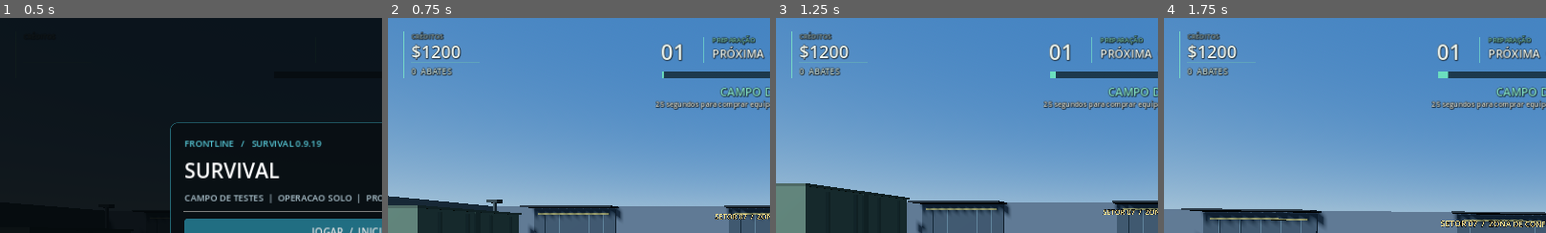
Above: before the commit, frames 1-4 (left to right).
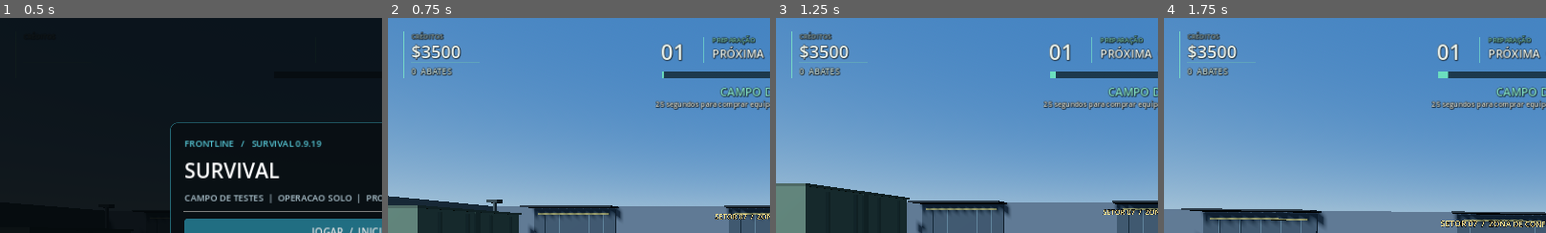
Above: after the commit, the same moments.

Repository: TPollTech/Frontline-Survival
Game: Godot game, scene res://scenes/main.tscn
The game is run twice, just before and just after one commit, with the same random seed, the same clock (stepped at 60 frames per second) and the same inputs.
Inputs (mouse positions are % of the whole screen's width and height, from its top left):
- Up to frame 1 (0.5 s): no input
- Up to frame 2 (0.75 s): click "JOGAR / INICIAR OPERACAO" at 0.5 s
- Up to frame 3 (1.25 s): no input
- Up to frame 4 (1.75 s): tap Enter at 1.25, 1.35 s; move the mouse to (55, 50) at 1.27 s; hold W from 1.28 s (still down); click (55, 50) at 1.42 s; tap Space at 1.52 s
The pictures show only the part of the screen within x 0-50%, y 0-50%; the shares and areas given below are measured in that part.

Frame 1 is identical in both runs. In frame 2, 0.2% of the frame differs, in the area x 8-14%, y 12-20%; in frame 3, 0.2%; in frame 4, 0.2%.

Commit message:
feat(sniper): integrate MRS-7 shop, scoped upgrades and weapon HUD [skip ci]
Keep all preexisting arsenal pages/indices, sell sniper with iron sight then a 2x and 4x in strict order. Block purchases with incompatible optics, duplicate scopes, inadequate ownership or funds before debit. Expose quickscope HUD and training-map buyout budget. Runtime QA follows.

Diff:
--- a/scripts/main.gd
+++ b/scripts/main.gd
@@ -15,7 +15,7 @@
 const MAX_LOOT := 18
 const MAX_BLOOD_EFFECTS := 14
 const INITIAL_PREPARATION_SECONDS := 25.0
-const TEST_STARTING_CREDITS := 1200
+const TEST_STARTING_CREDITS := 3500 # Training-map budget: sniper + 2x + 4x available from start.
 const MAP_ID := "campo_de_testes"
 const SHOP_OPTIONS := {
     "weapons": [
@@ -26,7 +26,10 @@
         ["Mira Red Dot (arma atual)", 190, "red_dot"],
         ["Mira Holografica (arma atual)", 240, "holo"],
         ["Silenciador (arma atual)", 270, "suppressor"],
-        ["Compensador (arma atual)", 180, "compensator"]
+        ["Compensador (arma atual)", 180, "compensator"],
+        ["MRS-7 Sniper (iron sight)", 1600, "sniper"],
+        ["Luneta 2x da sniper", 650, "scope_2x"],
+        ["Luneta 4x da sniper (exige 2x)", 1000, "scope_4x"]
     ],
     "gear": [
         ["Repor municao", 80, "ammo"],
@@ -682,22 +685,25 @@
             var entry: Array = options[real_index]
             var item_id: String = str(entry[2])
             var already_owned := (
-                item_id in ["smg", "rifle", "shotgun", "lmg"] and player.owned_weapons.has(item_id)
+                item_id in ["smg", "rifle", "shotgun", "lmg", "sniper"] and player.owned_weapons.has(item_id)
             )
             var already_equipped := (
-                item_id in ["red_dot", "holo", "suppressor", "compensator"]
-                and player.has_attachment("optic" if item_id in ["red_dot", "holo"] else "muzzle", item_id)
+                item_id in ["red_dot", "holo", "scope_2x", "scope_4x", "suppressor", "compensator"]
+                and player.has_attachment("optic" if item_id in ["red_dot", "holo", "scope_2x", "scope_4x"] else "muzzle", item_id)
             ) or (item_id.begins_with("perk_") and player.active_perk == item_id.substr(5))
             var resource_full_reason: String = _shop_resource_full_reason(item_id)
+            var optic_block_reason: String = _shop_optic_block_reason(item_id)
             if already_owned:
                 button.text = "%d   %s       EQUIPAR" % [i + 1, entry[0]]
             elif already_equipped:
                 button.text = "%d   %s       EQUIPADO" % [i + 1, entry[0]]
             elif resource_full_reason != "":
                 button.text = "%d   %s       CHEIO" % [i + 1, entry[0]]
+            elif optic_block_reason != "":
+                button.text = "%d   %s       %s" % [i + 1, entry[0], optic_block_reason]
             else:
                 button.text = "%d   %s       $%d" % [i + 1, entry[0], entry[1]]
-            button.disabled = already_equipped or resource_full_reason != "" or (not already_owned and wallet < int(entry[1]))
+            button.disabled = already_equipped or resource_full_reason != "" or optic_block_reason != "" or (not already_owned and wallet < int(entry[1]))
     shop_prev_button.disabled = shop_page <= 0
     shop_next_button.disabled = (shop_page + 1) * 5 >= options.size()
     for id in shop_tab_buttons:
@@ -737,6 +743,20 @@
                 return "VIDA JA ESTA COMPLETA"
     return ""
 
+func _shop_optic_block_reason(id: String) -> String:
+    if id in ["red_dot", "holo"] and player.weapon_id == "sniper":
+        return "INCOMPATIVEL"
+    if id not in ["scope_2x", "scope_4x"]:
+        return ""
+    if player.weapon_id != "sniper" or not player.owned_weapons.has("sniper"):
+        return "EQUIPE SNIPER"
+    var current: String = player._sniper_scope()
+    if current == "scope_4x" or (id == "scope_2x" and current != ""):
+        return "JA ADQUIRIDA"
+    if id == "scope_4x" and current != "scope_2x":
+        return "EXIGE LUNETA 2X"
+    return ""
+
 func _buy(index: int) -> void:
     if not shop_open or not SHOP_OPTIONS.has(shop_id):
         return
@@ -747,7 +767,7 @@
     var item: Array = options[real_index]
     var price: int = item[1]
     var id: String = item[2]
-    if id in ["smg", "rifle", "shotgun", "lmg"] and player.owned_weapons.has(id):
+    if id in ["smg", "rifle", "shotgun", "lmg", "sniper"] and player.owned_weapons.has(id):
         player.equip(id)
         _notify("EQUIPADA: " + str(item[0]), 2.0)
         _render_shop()
@@ -757,11 +777,16 @@
         _notify(full_reason, 1.6)
         _render_shop()
         return
+    var optic_block_reason: String = _shop_optic_block_reason(id)
+    if optic_block_reason != "":
+        _notify(optic_block_reason, 1.9)
+        _render_shop()
+        return
     if wallet < price:
         _notify("Dinheiro insuficiente!", 2.0)
         return
-    if id in ["red_dot", "holo", "suppressor", "compensator"]:
-        var slot := "optic" if id in ["red_dot", "holo"] else "muzzle"
+    if id in ["red_dot", "holo", "scope_2x", "scope_4x", "suppressor", "compensator"]:
+        var slot := "optic" if id in ["red_dot", "holo", "scope_2x", "scope_4x"] else "muzzle"
         if player.has_attachment(slot, id):
             _notify("ACESSORIO JA INSTALADO", 1.5)
             return
@@ -781,11 +806,11 @@
     if phase == "wave":
         round_stats.spent(price)
     match id:
-        "smg", "rifle", "shotgun", "lmg":
+        "smg", "rifle", "shotgun", "lmg", "sniper":
             player.equip(id)
         "ammo":
             player.refill_ammo()
-        "red_dot", "holo":
+        "red_dot", "holo", "scope_2x", "scope_4x":
             player.install_attachment("optic", id)
         "suppressor", "compensator":
             player.install_attachment("muzzle", id)
@@ -1377,10 +1402,16 @@
         waves_hud.text = "REANIME  %02ds" % ceili(player.downed_seconds)
 
     var gun_name: String = SurvivalPlayer.WEAPONS[player.weapon_id]["name"]
+    if player.weapon_id == "sniper":
+        var equipped_scope: String = player._sniper_scope()
+        gun_name += "  |  " + ("MIRA 4X" if equipped_scope == "scope_4x" else ("MIRA 2X" if equipped_scope == "scope_2x" else "IRON SIGHT"))
     weapon_name_hud.text = gun_name.to_upper()
     ammo_hud.text = str(player.magazines[player.weapon_id])
     ammo_reserve_hud.text = "/ %d" % int(player.reserves[player.weapon_id])
-    ammo_reload_hud.text = "RECARREGANDO" if player.reloading else ""
+    ammo_reload_hud.text = "RECARREGANDO" if player.reloading else (
+        "QUICK SCOPE" if player.weapon_id == "sniper" and player.aim
+        and player.sniper_ads_seconds >= 0.11 and player.sniper_ads_seconds <= 0.36 else ""
+    )
     support_hud.text = "G FRAG %d    3 REF %d    4 AÉREO %d\nKIT %d     PERK %s" % [
         grenades, ally_tokens, airstrike_tokens, player.self_revive_kits,
         player.active_perk.to_upper() if player.active_perk != "" else "—"
